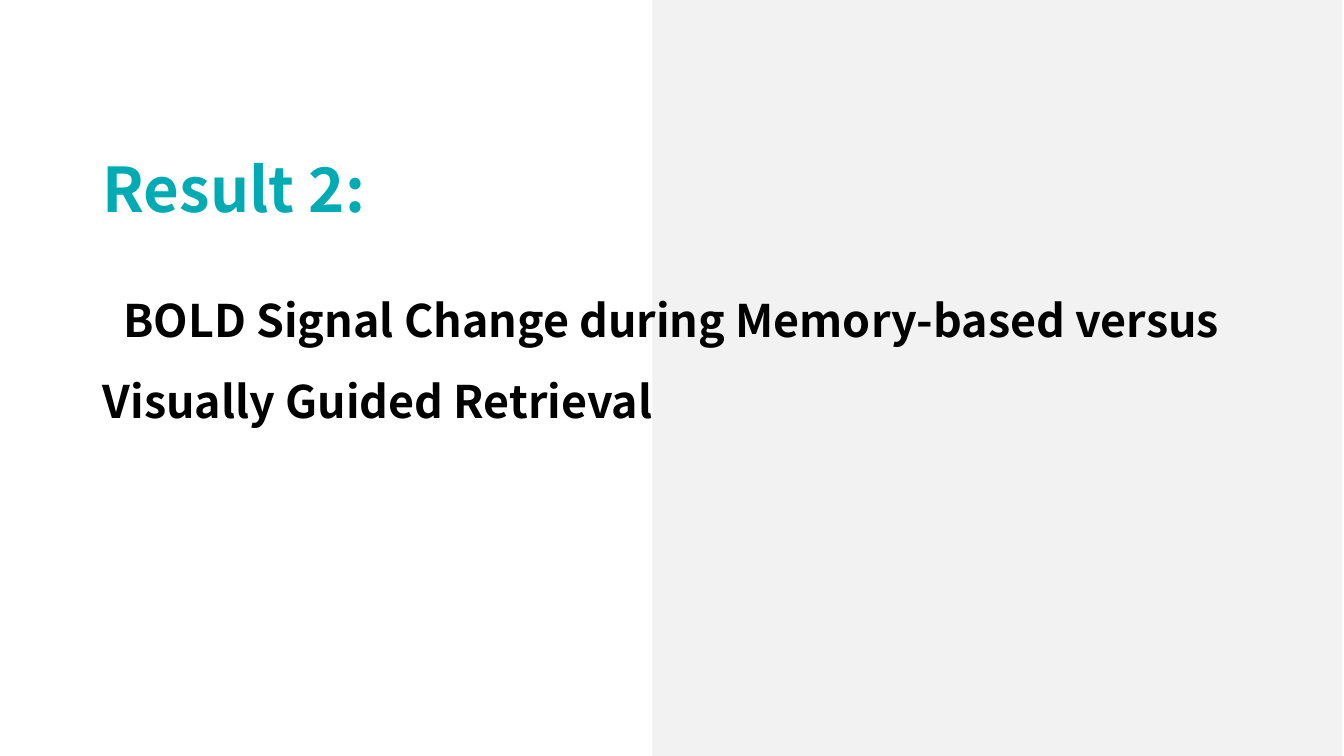
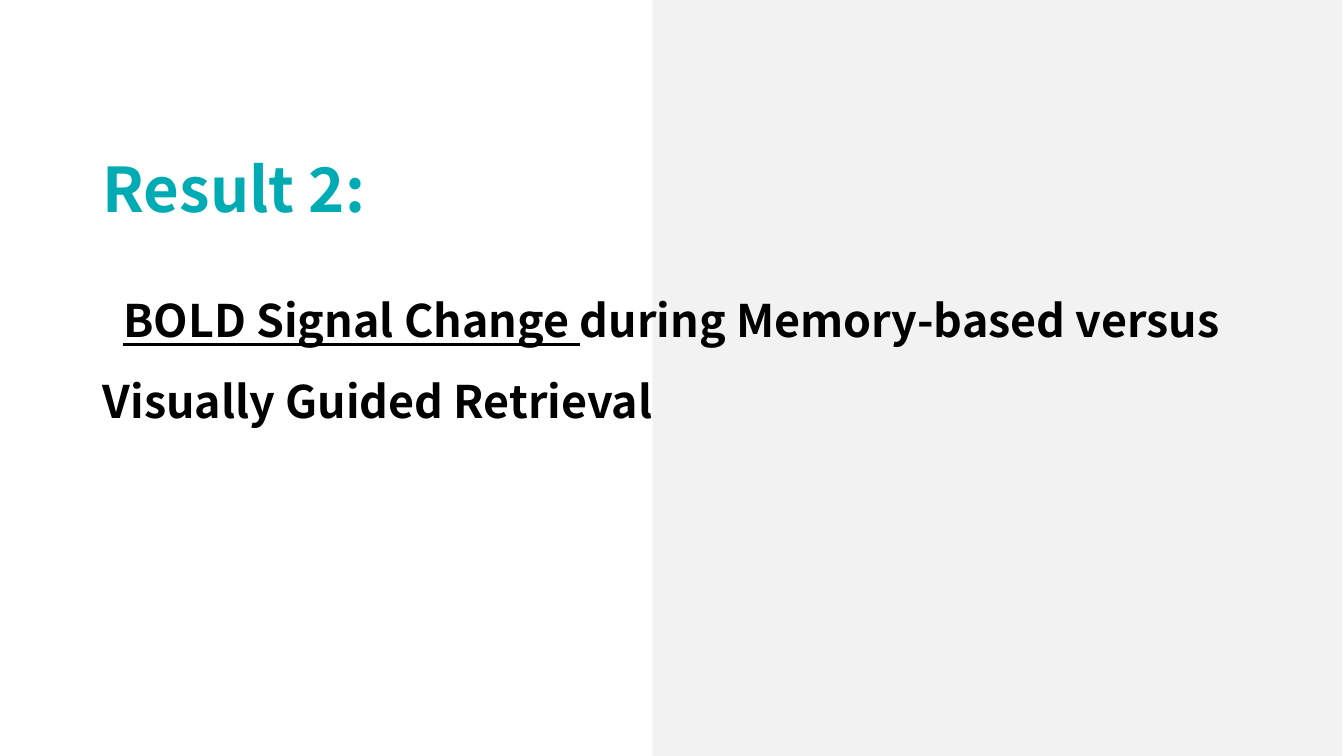
Before and after one commit to lsyoath/sheepy, a slide deck: slide 39 of Event/Lateralization.pptx (slide 31 before the commit). Drawn at 1344x756 pixels with LibreOffice and Linux fonts; fonts in the diff are those of the drawing. Boxes give left, top, right and bottom in pixels: in the first picture for what was removed or moved away, otherwise in the second. Text is boxed around its words. In the diff, an @@ line names an element or a change of style, - is before the commit and + after.

```diff
--- a/Event/Lateralization.pptx
+++ b/Event/Lateralization.pptx
@@ text "BOLD Signal Change during Memory-based ..." at (103,300,1220,428): underline on in "BOLD Signal Change" @@
```
Also in this commit, not shown: 2 other slides changed, 9 slides added, 1 slide removed.
